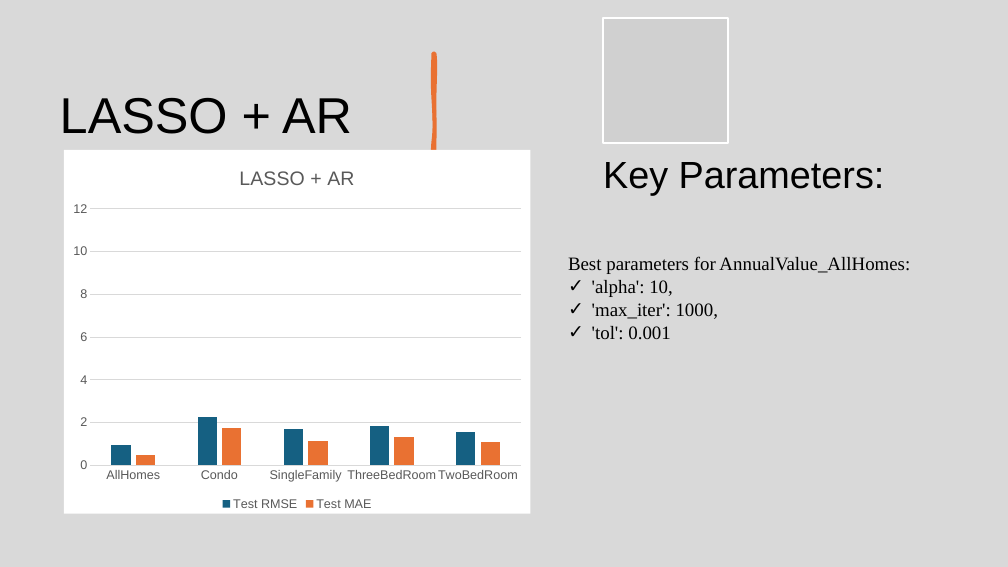
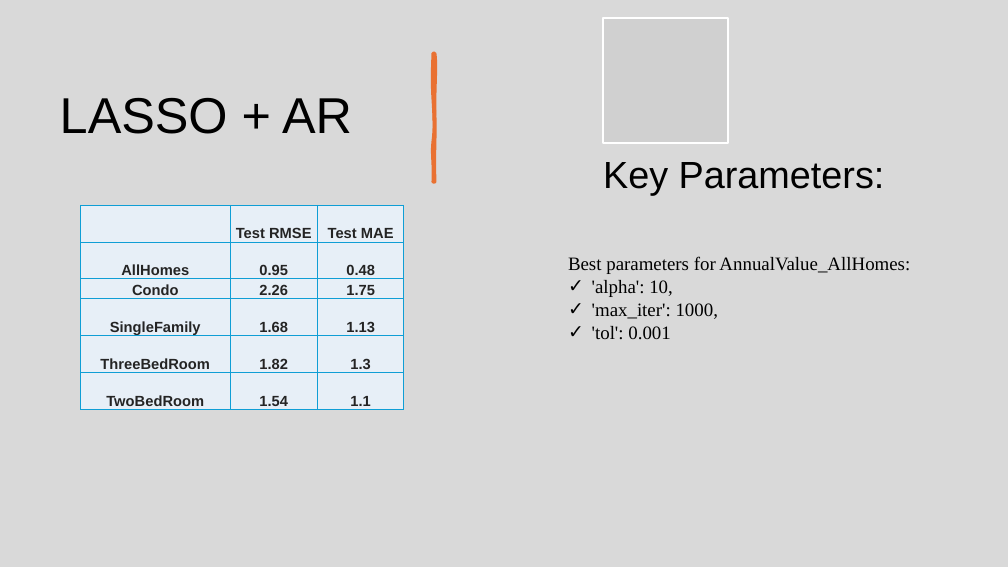
Before and after one commit to KavyaGurram2000/DS_2025_TeamE, a slide deck: slide 26 of Presentation_slides/Predicting Housing Market Trends_final.pptx. Drawn at 1008x567 pixels with LibreOffice and Linux fonts; fonts in the diff are those of the drawing; grey boxes stand for pictures. Boxes give left, top, right and bottom in pixels: in the first picture for what was removed or moved away, otherwise in the second. Text is boxed around its words. In the diff, an @@ line names an element or a change of style, - is before the commit and + after.

Commit message:
eda and updated ppt

```diff
--- a/Presentation_slides/Predicting Housing Market Trends_final.pptx
+++ b/Presentation_slides/Predicting Housing Market Trends_final.pptx
@@ column chart removed at box(64, 150, 531, 513) @@
-title "LASSO + AR "
-categories: AllHomes, Condo, SingleFamily, ThreeBedRoom, TwoBedRoom
-Test RMSE: 0.9, 2.3, 1.7, 1.8, 1.5
-Test MAE: 0.5, 1.8, 1.1, 1.3, 1.1
@@ table added at box(81, 206, 405, 410), 6 rows, 3 columns @@
+ | Test RMSE | Test MAE
+AllHomes | 0.95 | 0.48
+Condo | 2.26 | 1.75
+SingleFamily | 1.68 | 1.13
+ThreeBedRoom | 1.82 | 1.3
+TwoBedRoom | 1.54 | 1.1
```
Also in this commit, not shown: 1 other slide changed, 2 other files.
